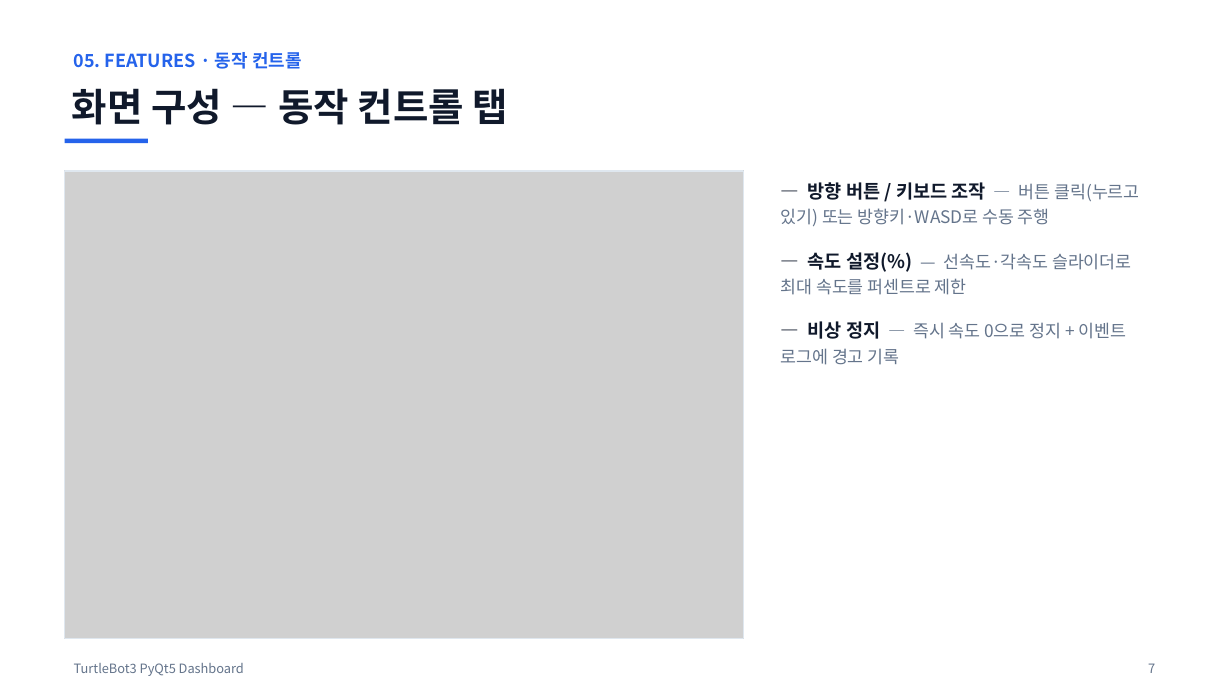
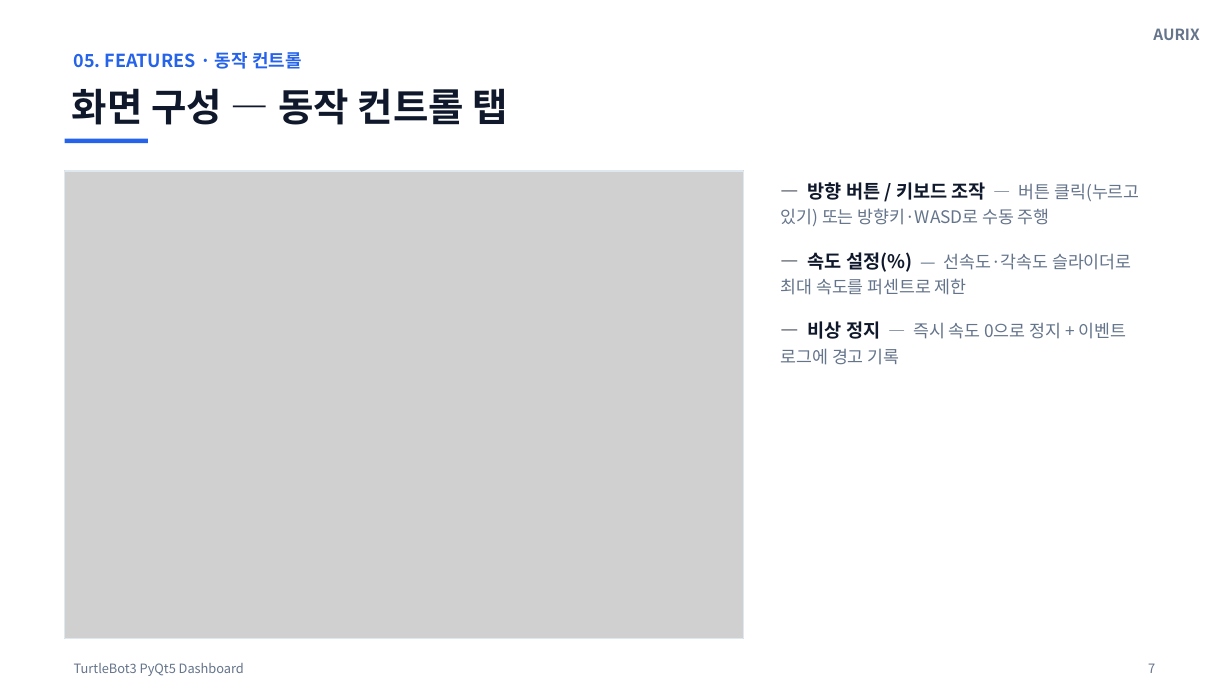
Before and after one commit to dev-learning1/MiniProj-Pyqt-Control, a slide deck: slide 8 of pyqt_ppt/TurtleBot3_PyQt_Dashboard.pptx. Drawn at 1232x693 pixels with LibreOffice and Linux fonts; fonts in the diff are those of the drawing; grey boxes stand for pictures. Boxes give left, top, right and bottom in pixels: in the first picture for what was removed or moved away, otherwise in the second. Text is boxed around its words. In the diff, an @@ line names an element or a change of style, - is before the commit and + after.

```diff
--- a/pyqt_ppt/TurtleBot3_PyQt_Dashboard.pptx
+++ b/pyqt_ppt/TurtleBot3_PyQt_Dashboard.pptx
@@ text added at bbox=[1153, 28, 1199, 40], 12 pt, text #64748B, bold @@
+AURIX
```
Also in this commit, not shown: 26 other slides changed.
